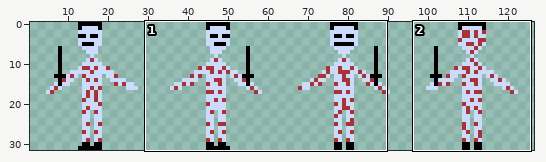
A sprite sheet gets an edit: assets/Dero.png. The first picture is a wide view before the edit; the outline marks the close-up.
Close-up. First the earlier version:
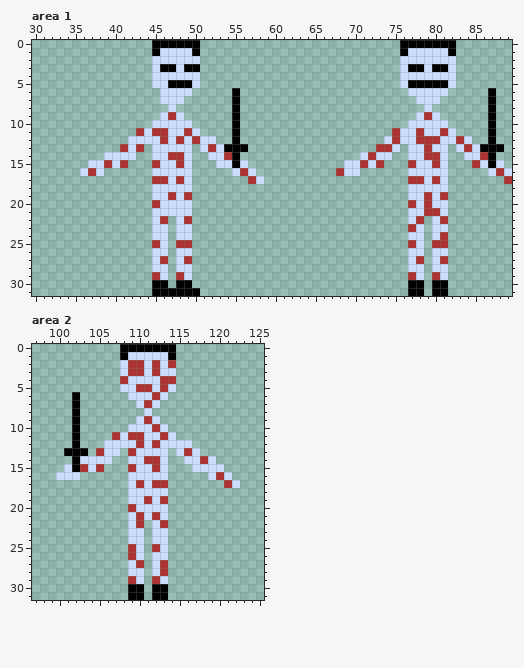
The file is 128x32 pixels. Shown: area 1: x 30..89, y 0..31; area 2: x 97..125, y 0..31. The wide view leaves out empty margins.
After the commit:
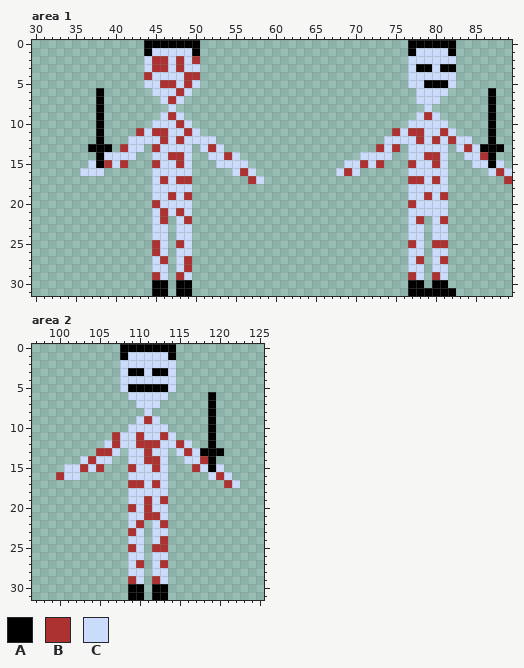
Palette (. is transparent): A #000000  B #ac3232  C #cbdbfc
Diff:
--- area 1
@@ x 30..89 @@
- 0 ...............AAAAAA.........................AAAAAAA.......
- 1 ...............ACCCCA.........................ACCCCCA.......
- 2 ...............CCCCCC.........................CCCCCCC.......
- 3 ...............CAACAA.........................CAACAAC.......
- 4 ...............CCCCCC.........................CCCCCCC.......
- 5 ...............CCAAAC.........................CAAAAAC.......
- 6 ................CCCC.....A.....................CCCCC.....A..
- 7 ................CCC......A......................CCC......A..
- 8 .................C.......A.......................C.......A..
- 9 ................CBC......A......................CBC......A..
-10 ...............CCCCC.....A.....................CCCCC.....A..
-11 .............BCBBCCBC....A...................BCCBCCBC....A..
-12 ............CCCCBCBCBCC..A..................CBCCBBBCCBC..A..
-13 ...........BCB.CCCCC.CBCAAA................BBC.CCBCC.CBCAAA.
-14 .........CCCC..CCBBC..CCBA...............CBCC..CCBBC..CCBA..
-15 .......CCBCB...BCCBC...CCAC............CCBCB...BCCBC...BCAC.
-16 ......CBC......CCCCC.....CBC..........BCC......CCCCC.....CBC
-17 ...............BBCBC.......BC..................BBCBC.......B
+ 0 ..............AAAAAAA..........................AAAAAA.......
+ 1 ..............ACCCCCA..........................ACCCCA.......
+ 2 ..............CBBCBCB..........................CCCCCC.......
+ 3 ..............CBBCBCC..........................CAACAA.......
+ 4 ..............BCCCCBB..........................CCCCCC.......
+ 5 ..............CCBBCBC..........................CCAAAC.......
+ 6 ........A......CCCBC............................CCCC.....A..
+ 7 ........A.......CBC.............................CCC......A..
+ 8 ........A........C...............................C.......A..
+ 9 ........A.......CBC.............................CBC......A..
+10 ........A......CCCBC...........................CCCCC.....A..
+11 ........A....BCBBCCBC........................BCBBCCBC....A..
+12 ........A...CCCCBCBCCCC.....................CCCCBCBCBCC..A..
+13 .......AAA.BCC.BCCCC.CBC...................BCB.CCCCC.CBCAAA.
+14 ........ACCCC..CCBBC..CCBC...............CCCC..CCBBC..CCBA..
+15 .......CABCB...BCCBC...CCCC............CCBCB...BCCBC...CCAC.
+16 ......CCC......CCCCC.....CBC..........CBC......CCCCC.....CBC
+17 ...............CBCBB.......BC..................BBCBC.......B
 18 ...............CCCCC...........................CCCCC........
 19 ...............CCBCB...........................CCBCB........
-20 ...............BCCCC...........................BCBCC........
-21 ...............CCCCC...........................CCBBC........
+20 ...............BCCCC...........................BCCCC........
+21 ...............CBCBC...........................CCCCC........
 22 ...............CB.CB...........................CB.CB........
-23 ...............CC.CC...........................BC.CC........
-24 ...............CC.CC...........................CC.CB........
-25 ...............BC.BB...........................BC.BB........
-26 ...............CC.CC...........................CC.CC........
+23 ...............CC.CC...........................CC.CC........
+24 ...............CC.CC...........................CC.CC........
+25 ...............BC.BC...........................BC.BB........
+26 ...............BC.CC...........................CC.CC........
 27 ...............CB.CB...........................CB.CB........
-28 ...............CC.CC...........................CC.CC........
+28 ...............CC.CB...........................CC.CC........
 29 ...............BC.BC...........................BC.BC........
 30 ...............AA.AA...........................AA.AA........
-31 ...............AAAAAA..........................AA.AA........
+31 ...............AA.AA...........................AAAAAA.......
--- area 2
@@ x 97..125 @@
  1 ...........ACCCCCA...........
- 2 ...........CBBCBCB...........
- 3 ...........CBBCBCC...........
- 4 ...........BCCCCBB...........
- 5 ...........CCBBCBC...........
- 6 .....A......CCCBC............
- 7 .....A.......CBC.............
- 8 .....A........C..............
- 9 .....A.......CBC.............
-10 .....A......CCCBC............
-11 .....A....BCBBCCBC...........
-12 .....A...CCCCBCBCCCC.........
-13 ....AAA.BCC.BCCCC.CBC........
-14 .....ACCCC..CCBBC..CCBC......
-15 ....CABCB...BCCBC...CCCC.....
-16 ...CCC......CCCCC.....CBC....
-17 ............CBCBB.......BC...
+ 2 ...........CCCCCCC...........
+ 3 ...........CAACAAC...........
+ 4 ...........CCCCCCC...........
+ 5 ...........CAAAAAC...........
+ 6 ............CCCCC.....A......
+ 7 .............CCC......A......
+ 8 ..............C.......A......
+ 9 .............CBC......A......
+10 ............CCCCC.....A......
+11 ..........BCCBCCBC....A......
+12 .........CBCCBBBCCBC..A......
+13 ........BBC.CCBCC.CBCAAA.....
+14 ......CBCC..CCBBC..CCBA......
+15 ....CCBCB...BCCBC...BCAC.....
+16 ...BCC......CCCCC.....CBC....
+17 ............BBCBC.......BC...
 18 ............CCCCC............
 19 ............CCBCB............
-20 ............BCCCC............
-21 ............CBCBC............
+20 ............BCBCC............
+21 ............CCBBC............
 22 ............CB.CB............
-23 ............CC.CC............
-24 ............CC.CC............
-25 ............BC.BC............
-26 ............BC.CC............
+23 ............BC.CC............
+24 ............CC.CB............
+25 ............BC.BB............
+26 ............CC.CC............
 27 ............CB.CB............
-28 ............CC.CB............
+28 ............CC.CC............
 29 ............BC.BC............
Boxes around the changes in both close-ups, in picture pixels (x1, y1, x2, y2):
changed: (88, 40, 200, 184)
changed: (336, 40, 480, 176)
changed: (224, 88, 248, 168)
changed: (408, 200, 448, 240)
changed: (152, 208, 200, 296)
added: (424, 288, 456, 296)
changed: (56, 360, 224, 576)
